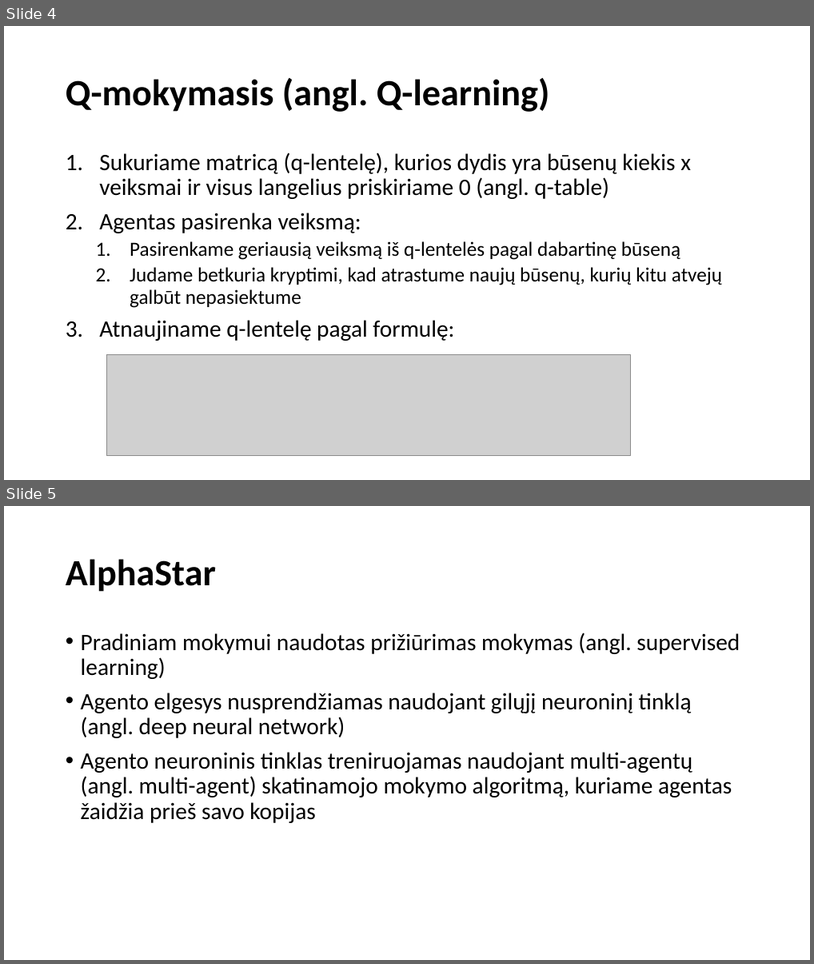
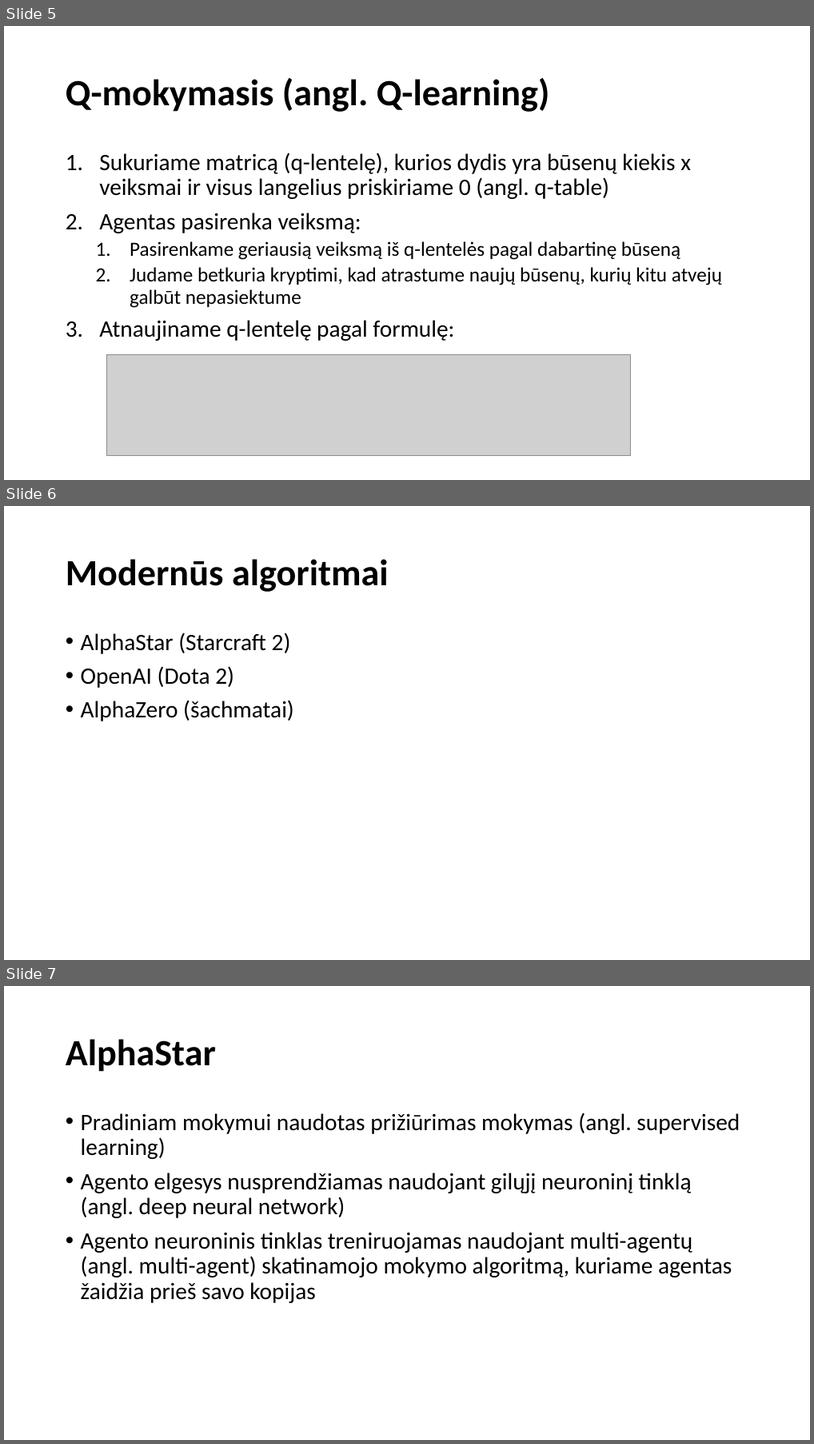
Before and after one commit to arnoldaz/kursinis, a slide deck: kursinis_skaidres.pptx. Shown one above the other, each under a label of ours: slides 4 and 5 before the commit, slides 5, 6 and 7 after it. The pictures are 814x964 and 814x1444 pixels, drawn with LibreOffice and Linux fonts; fonts in the diff are those of the drawing; grey boxes stand for pictures. Boxes give left, top, right and bottom in pixels: in the first picture for what was removed or moved away, otherwise in the second. Text is boxed around its words. In the diff, an @@ line names an element or a change of style, - is before the commit and + after.

```diff
--- a/kursinis_skaidres.pptx
+++ b/kursinis_skaidres.pptx
@@ slide 6 added at (x1=4, y1=506, x2=810, y2=960), background #FFFFFF @@
@@ title added at (x1=66, y1=559, x2=389, y2=592), 44 pt, text #000000, bold @@
+Modernūs algoritmai
@@ text added at (x1=81, y1=632, x2=294, y2=721), 28 pt, text #000000 @@
+• AlphaStar (Starcraft 2)
+• OpenAI (Dota 2)
+• AlphaZero (šachmatai)
@@ what was slide 4 is now slide 5 @@
@@ what was slide 5 is now slide 7 @@
```
Also in this commit, not shown: 1 other slide added.
